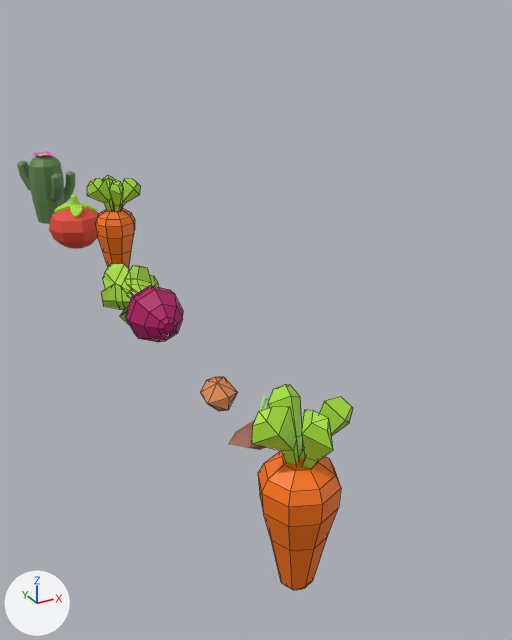
The Blender file farmland myfiles/vegetables.blend as it was, and as the next commit left it.
Both versions are drawn from a 50 mm camera at (-10.26, -26.65, 12.7) aimed at (-6.18, -19.22, 8.99). Every picture has the same lights, and +X, +Y and +Z are marked at lower left. Mesh edges are drawn as thin lines on the coarser meshes.

In view in the first picture: 'Beetroot', 'Cactus', 'Circle', 'Circle.001', 'Plane.004', 'Seed_Beetroot'.
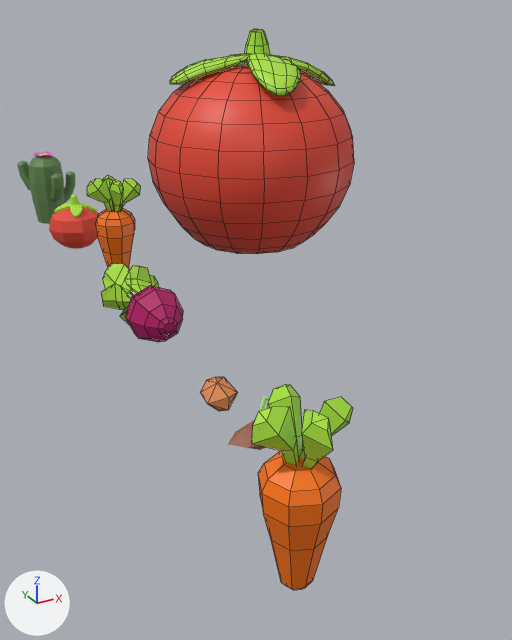
Where the change shows, as pixel boxes [x1, y1, x2, y2] in the pictures (512 x 640 px):
'Plane.005', added (red)
    after: [148, 29, 354, 254]
    faces in mat_material_008 (red #e74833): [148, 64, 354, 254]
    faces in mat_material_002 (green #ade73e): [170, 29, 335, 96]

The change, as a diff of the scene's bpy script:
```diff
--- a/farmland myfiles/vegetables.blend.py
+++ b/farmland myfiles/vegetables.blend.py
@@ me_plane_004 @@
+me_plane_004.from_pydata(...)  # 533 vertices, 506 faces; spans x -1.38..1.33, y -1.36..1.35, z -1.86..0.87
+me_plane_004.polygons.foreach_set('use_smooth', [True] * 506)
+# faces by material slot: [296, 210]
+me_plane_004.materials.append(mat_material_002)  # green #ade73e
+me_plane_004.materials.append(mat_material_008)  # red #e74833
@@ ob_plane_005 @@
+ob_plane_005 = bpy.data.objects.new('Plane.005', me_plane_004)
+ob_plane_005.location = (-5.75, -18.38, 11.6)
```
